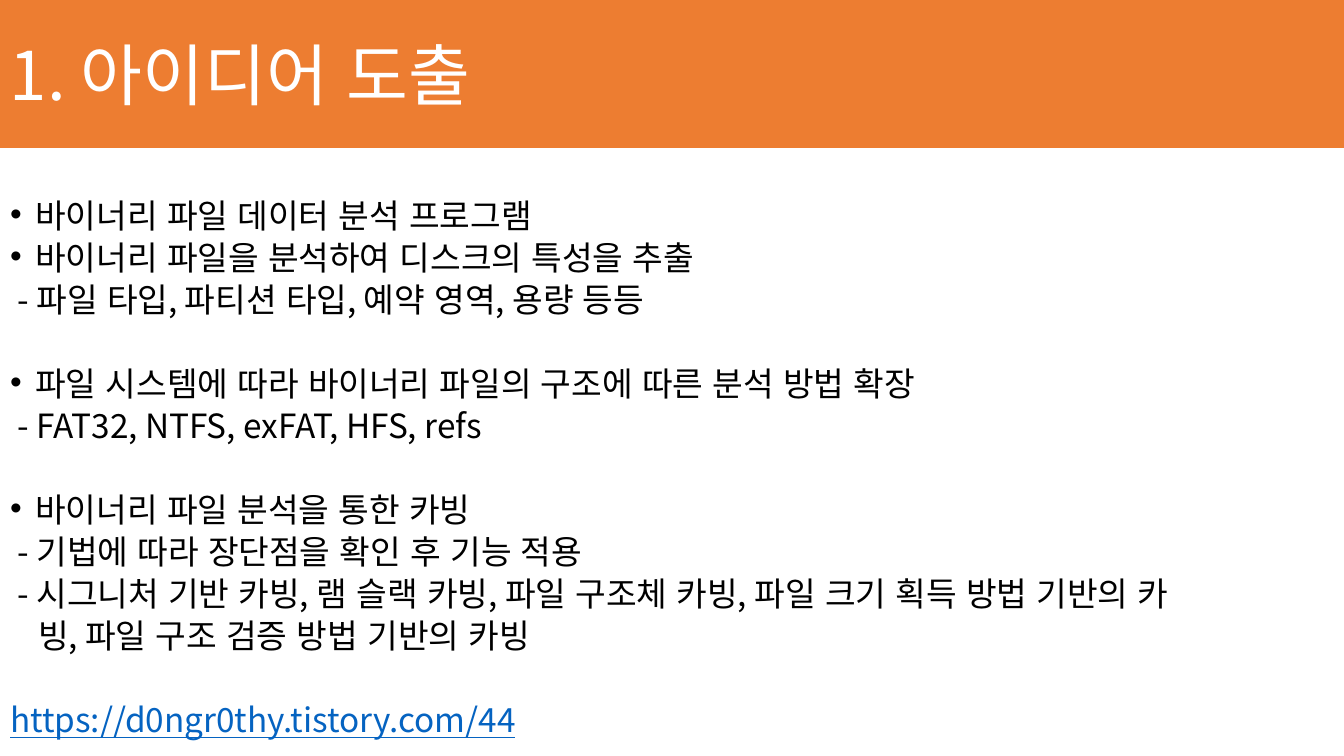
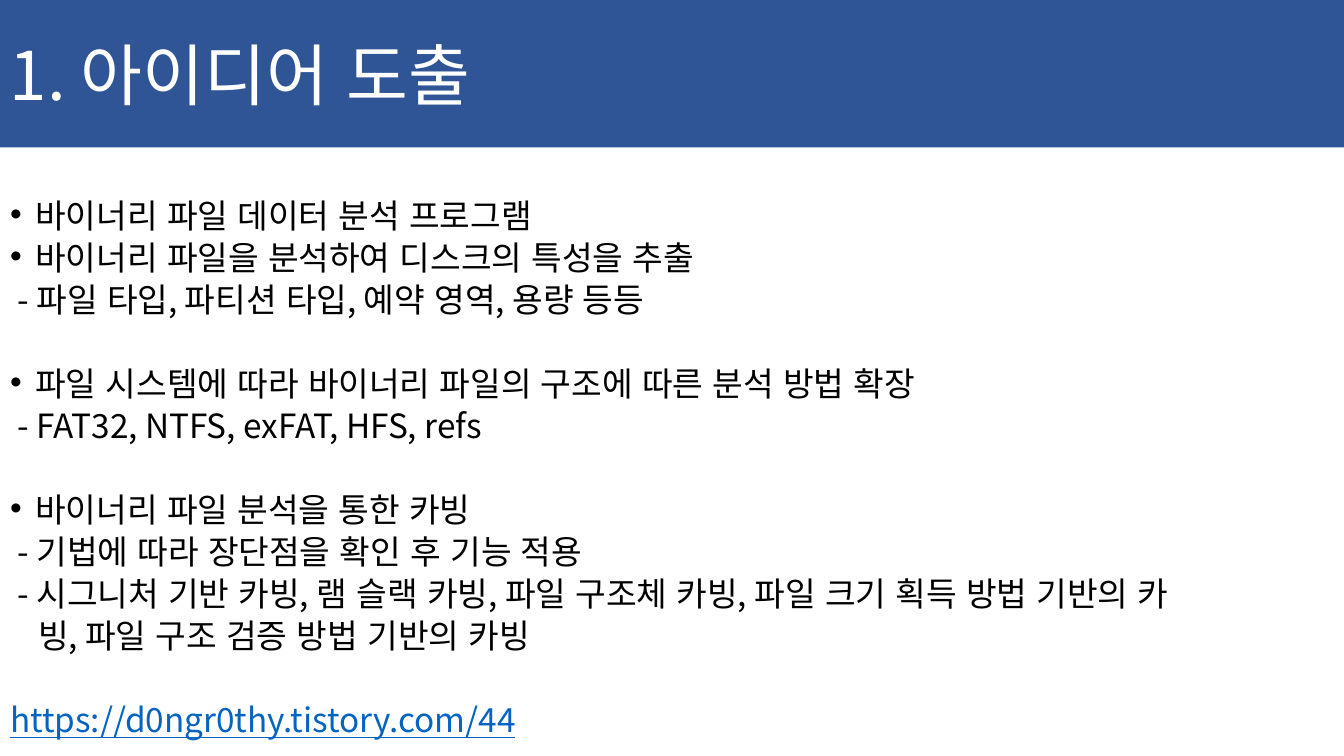
Before and after one commit to ChaeSung-Lee/DJ_InternShip, a slide deck: slide 6 of 2021_Summer/jp.hong/Project_BnD_jph.pptx. Drawn at 1344x756 pixels with LibreOffice and Linux fonts; fonts in the diff are those of the drawing. Boxes give left, top, right and bottom in pixels: in the first picture for what was removed or moved away, otherwise in the second. Text is boxed around its words. In the diff, an @@ line names an element or a change of style, - is before the commit and + after.

```diff
--- a/2021_Summer/jp.hong/Project_BnD_jph.pptx
+++ b/2021_Summer/jp.hong/Project_BnD_jph.pptx
@@ rectangle "1. 아이디어 도출" at <box>0,0,1344,147</box>: fill #ED7D31 to #2F5597; outline #ED7D31 1 pt to none @@
```
Also in this commit, not shown: 1 other slide changed, 5 slides added.
